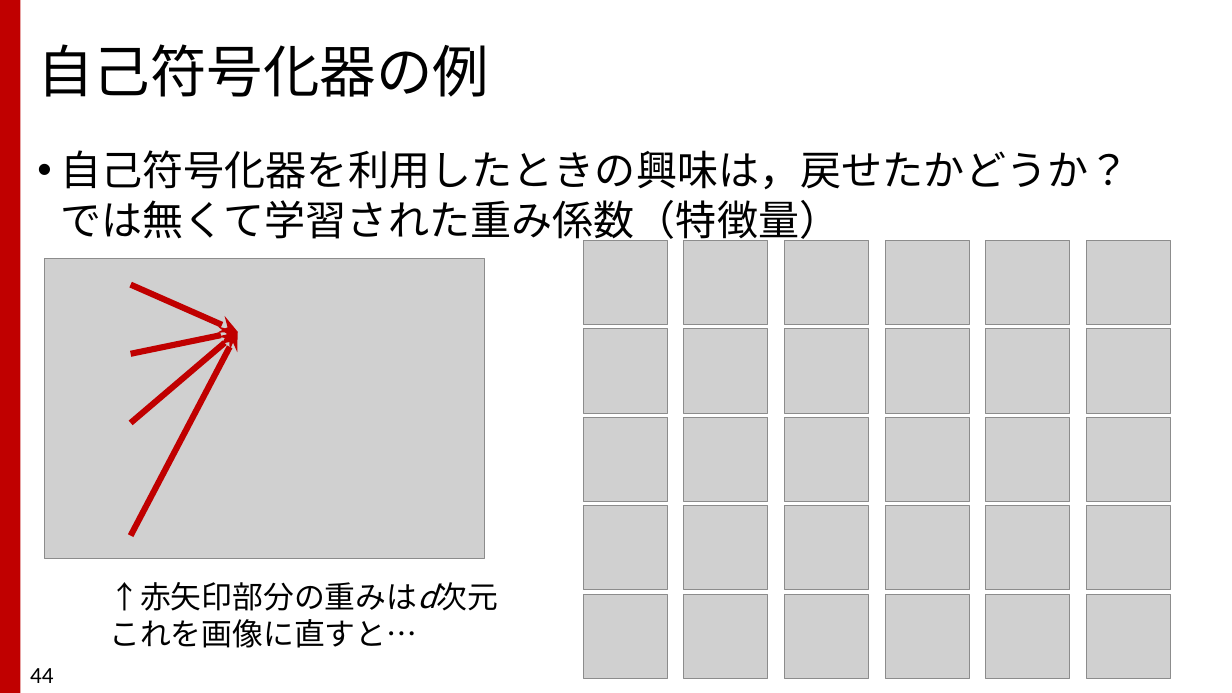
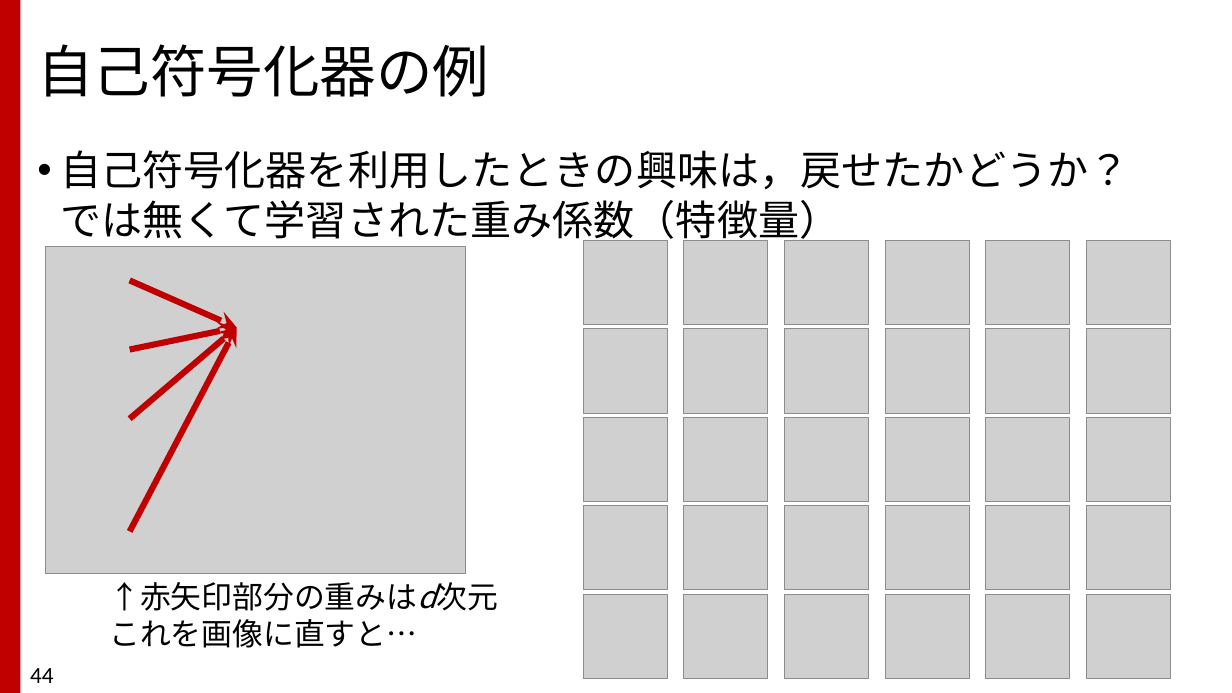
Before and after one commit to TakashiIjiri/TakashiIjiri.github.io, a slide deck: slide 44 of classes/cv/cv8.pptx. Drawn at 1232x693 pixels with LibreOffice and Linux fonts; fonts in the diff are those of the drawing; grey boxes stand for pictures. Boxes give left, top, right and bottom in pixels: in the first picture for what was removed or moved away, otherwise in the second. Text is boxed around its words. In the diff, an @@ line names an element or a change of style, - is before the commit and + after.

```diff
--- a/classes/cv/cv8.pptx
+++ b/classes/cv/cv8.pptx
@@ picture: place and size @@
-picture at (44,259,485,559)
+picture at (45,247,466,573)
@@ 4 arrows: place and size @@
-4 arrows at (130,285,238,536)
+4 arrows at (129,280,237,531)
```
Also in this commit, not shown: 14 other slides changed, 1 other file.
